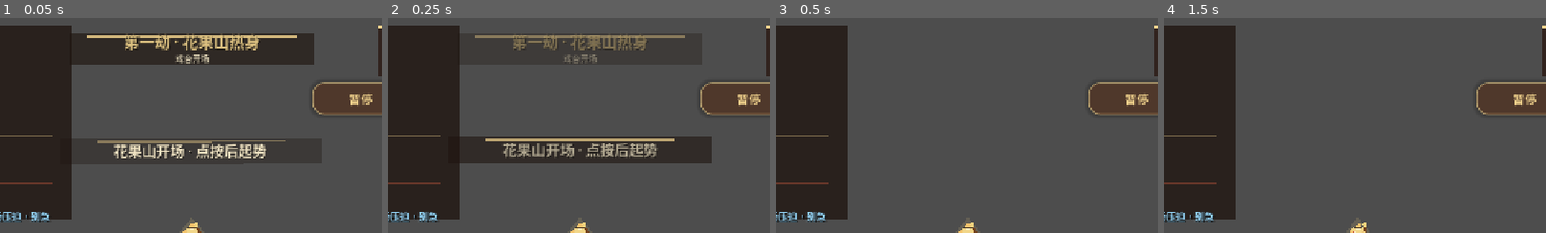
Above: before the commit, frames 1-4 (left to right).
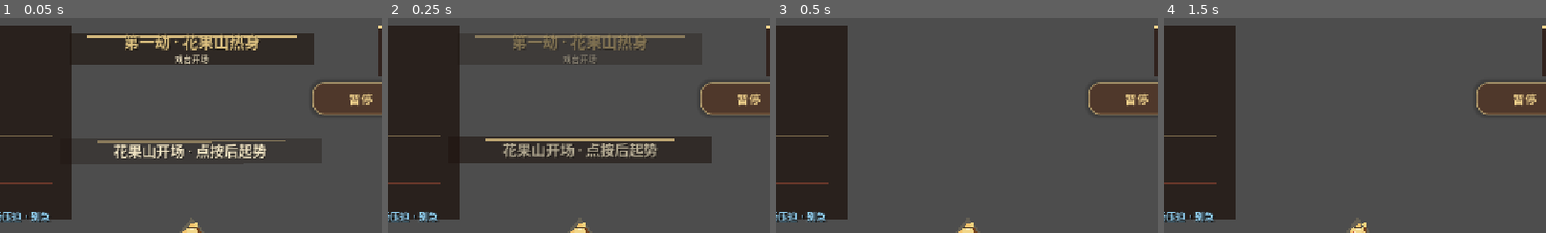
Above: after the commit, the same moments.

Repository: clhwbd/survivor-demo
Game: Godot game, scene res://scenes/main.tscn
Two runs of this game, one before a commit and one after it. Both use one fixed random seed, a clock stepped at 60 frames per second and the inputs below.
Inputs (mouse positions are % of the whole screen's width and height, from its top left):
- Up to frame 1 (0.05 s): no input
- Up to frame 2 (0.25 s): no input
- Up to frame 3 (0.5 s): no input
- Up to frame 4 (1.5 s): tap Enter at 0.5 s; move the mouse to (72, 45) at 0.52 s; hold D (move_right) 0.53-1.25 s; tap Space (dash_run) at 0.6 s; click (72, 45) at 0.67 s; drag from (30, 55) to (45, 70) at 1.27 s
The pictures show only the part of the screen within x 25-75%, y 0-50%; the shares and areas given below are measured in that part.

The runs differ from the first frame. In frame 1, 0.2% of the frame differs, in the area x 45-55%, y 16-22%; in frame 2, less than 0.1%; in frame 3, nothing differs; in frame 4, nothing differs.

Commit message:
fix: sync validated hud scene and spawn typing

Diff:
--- a/game/scenes/main.tscn
+++ b/game/scenes/main.tscn
@@ -224,8 +224,8 @@
 visible = false
 layout_mode = 0
 offset_left = 48.0
-offset_top = 32.0
-offset_right = 514.0
+offset_top = 34.0
+offset_right = 512.0
 offset_bottom = 64.0
 horizontal_alignment = 1
 vertical_alignment = 1
--- a/game/scripts/main.gd
+++ b/game/scripts/main.gd
@@ -444,7 +444,7 @@
 	elif pressure_tier >= 2:
 		spawn_total = maxi(1, spawn_total - 1)
 	while spawn_total > 0 and available_slots > 0 and _queued_spawn_entries.size() > 0:
-		var queued_entry := _queued_spawn_entries.pop_front()
+		var queued_entry: Dictionary = _queued_spawn_entries.pop_front()
 		if pressure_tier >= 3 and String(queued_entry.get("preferred_type", SPAWN_TYPE_BASIC)) != SPAWN_TYPE_BASIC:
 			continue
 		var queued_position: Vector2 = queued_entry.get("position", _get_spawn_position())
